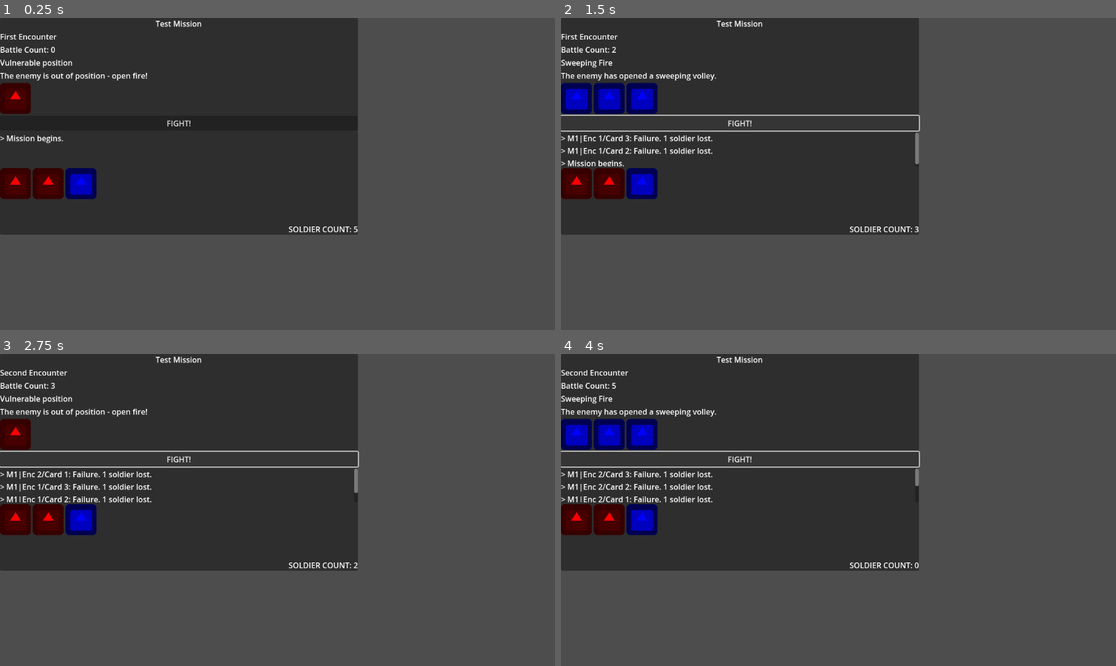
Above: before the commit, frames 1-4 (two rows, left to right).
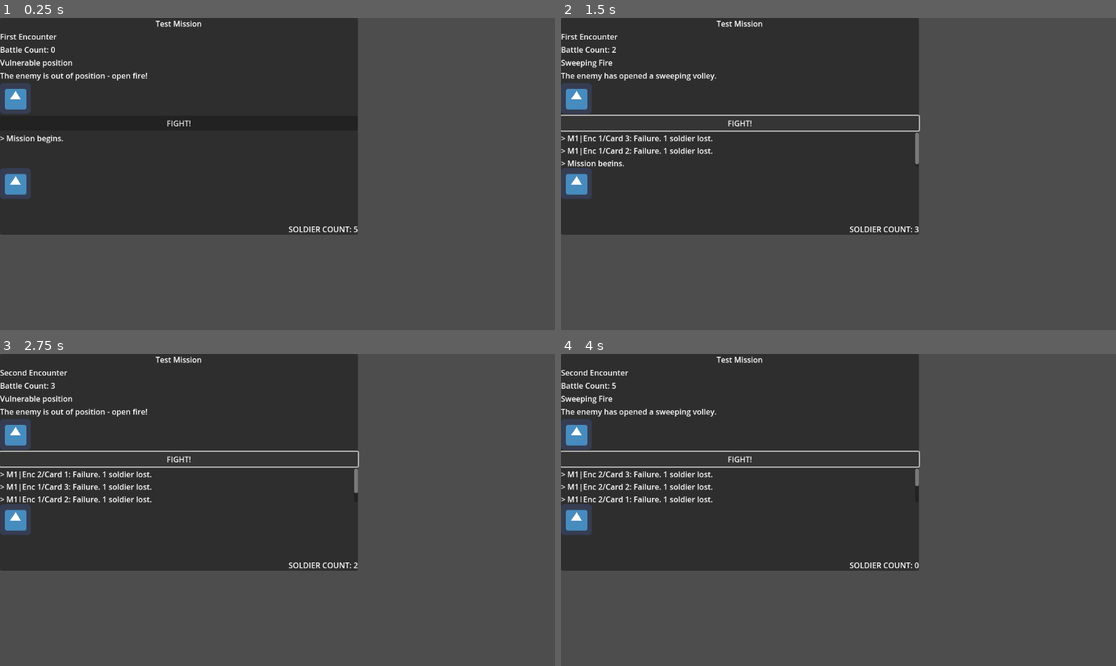
Above: after the commit, the same moments.

Repository: Shoes01/crying-suns-like
Game: Godot game, scene res://Main.tscn
Two runs of this game, one before a commit and one after it. Both use one fixed random seed, a clock stepped at 60 frames per second and the inputs below. The engine's default icon, where the game draws it, is replaced by a stand-in: a white triangle on a blue panel in a dark square.
Inputs:
- Up to frame 1 (0.25 s): no input
- Up to frame 2 (1.5 s): click "FIGHT!" at 0.5 s; click "FIGHT!" at 1.25 s
- Up to frame 3 (2.75 s): click "FIGHT!" at 2 s
- Up to frame 4 (4 s): tap Enter at 2.75 s; tap Space at 3.5 s

The runs differ from the first frame. In frame 1, 2.2% of the frame differs, in the area x 0-18%, y 20-59%; in frame 2, 3.3%; in frame 3, 2.2%; in frame 4, 3.3%.
Error before the commit: Invalid call. Nonexistent function 'change_scene' in base 'SceneTree'. (res://Main.gd:95)
Error after the commit: Invalid access to property or key 'color' on a base object of type 'Nil'. (res://Main.gd:57)

Commit message:
Trouble with icons implementation

Diff:
--- /dev/null
+++ b/Icons.gd
@@ -0,0 +1,10 @@
+extends Node
+
+
+var open_fire : Node
+var take_cover : Node
+
+
+func _ready() -> void:
+	open_fire = preload("res://icons/OpenFireIcon.gd").new()
+	take_cover = preload("res://icons/TakeCoverIcon.gd").new()
--- a/Main.gd
+++ b/Main.gd
@@ -45,7 +45,9 @@
 	for icon in icons:
 		icon.set_visible(false)
 	## Turn on and set the card icons.
-	var card_icons: Dictionary = mission.encounters[encounter_counter].cards[card_counter].icons
+	var encounter = mission.encounters[encounter_counter]
+	var card = encounter.cards[card_counter]
+	var card_icons: Dictionary = card.icons
 	var iterator = 0
 	# Iterate for each icon.
 	for icon in card_icons:
--- a/Player.gd
+++ b/Player.gd
@@ -8,7 +8,7 @@
 var open_fire_icon = preload("res://icons/OpenFireIcon.gd")
 var take_cover_icon = preload("res://icons/TakeCoverIcon.gd")
 
-var icons = {open_fire_icon.new(): 2, take_cover_icon.new(): 1}
+var icons = {Icons.open_fire: 2, Icons.take_cover: 1}
 
 func _ready() -> void:
 	print("Player ready.")
--- a/cards/AttackCard.gd
+++ b/cards/AttackCard.gd
@@ -4,4 +4,4 @@
 func _init() -> void:
 	title = "Vulnerable position"
 	description = "The enemy is out of position - open fire!"
-	icons = {open_fire_icon.new():1}
+	icons = {Icons.open_fire: 1}
--- a/cards/BaseCard.gd
+++ b/cards/BaseCard.gd
@@ -4,6 +4,3 @@
 var title := "base card title"
 var description := "base card description"
 var icons := {}
-
-var open_fire_icon = preload("res://icons/OpenFireIcon.gd")
-var take_cover_icon = preload("res://icons/TakeCoverIcon.gd")
--- a/cards/DefenseCard.gd
+++ b/cards/DefenseCard.gd
@@ -4,4 +4,4 @@
 func _init() -> void:
 	title = "Sweeping Fire"
 	description = "The enemy has opened a sweeping volley."
-	icons = {take_cover_icon.new(): 3}
+	icons = {Icons.take_cover: 3}
--- a/project.godot
+++ b/project.godot
@@ -100,6 +100,7 @@
 [autoload]
 
 Global="*res://Global.gd"
+Icons="*res://Icons.gd"
 
 [gui]
 
Not shown, changed: NOTES.md
